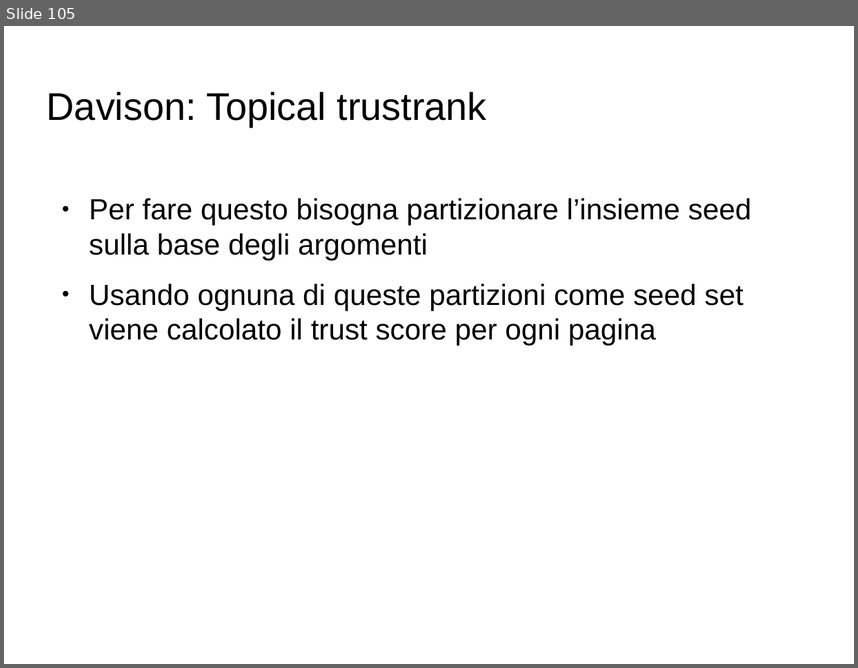
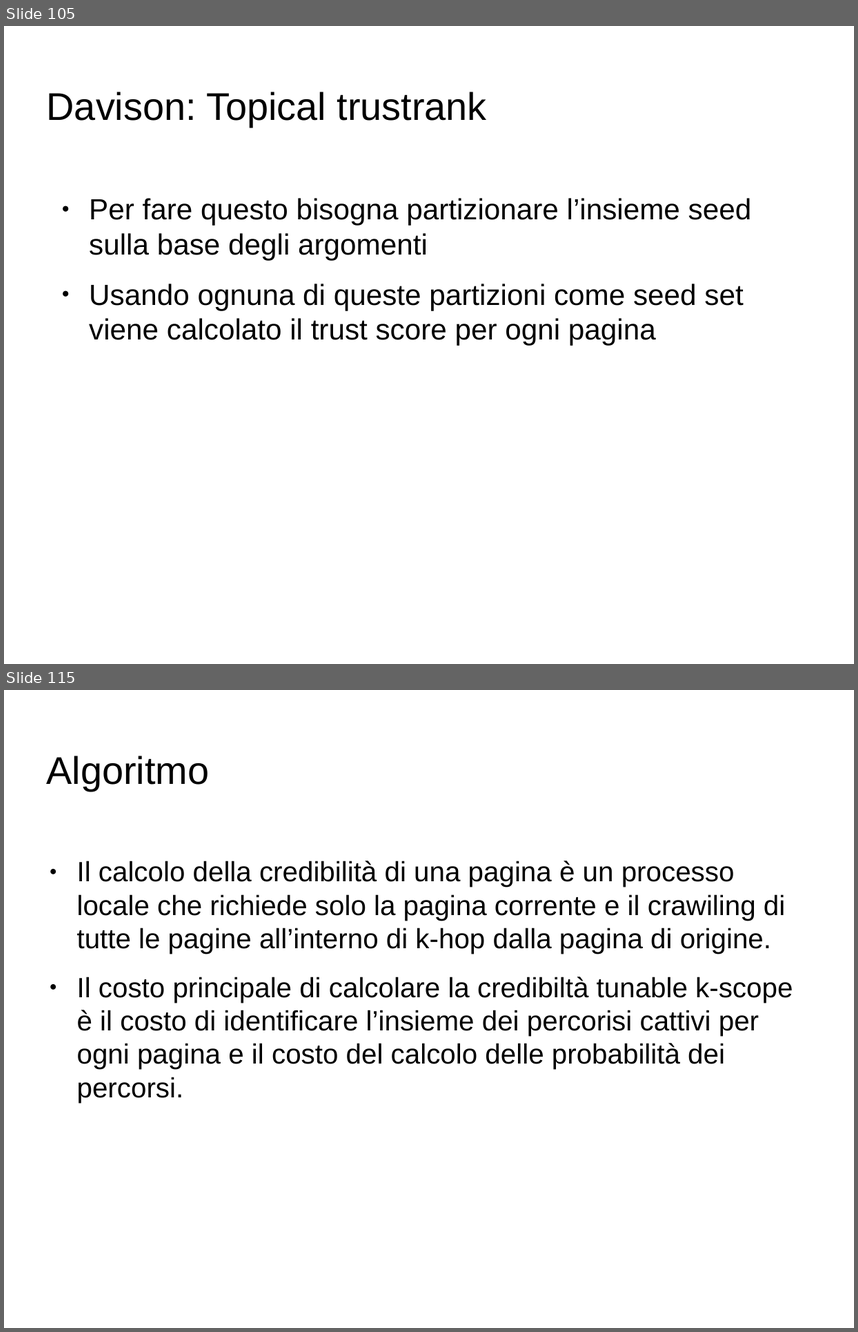
Before and after one commit to Toolanto/presentation, a slide deck: presentazione.odp. Shown one above the other, each under a label of ours: slide 105 before the commit, slides 105 and 115 after it; the slides between them are not shown. The pictures are 858x668 and 858x1332 pixels, drawn with LibreOffice and Linux fonts; fonts in the diff are those of the drawing; background and template pictures are left out. Boxes give left, top, right and bottom in pixels: in the first picture for what was removed or moved away, otherwise in the second. Text is boxed around its words. In the diff, an @@ line names an element or a change of style, - is before the commit and + after.

```diff
--- a/presentazione.odp
+++ b/presentazione.odp
@@ slide 115 added at (4, 690, 854, 1328), background picture (left out) @@
@@ title added at (47, 756, 210, 791), 36 pt, text #000000 @@
+Algoritmo
@@ text added at (77, 860, 793, 1103), 26 pt, text #000000 @@
+● Il calcolo della credibilità di una pagina è un processo locale che richiede solo la pagina corrente e il crawiling di tutte le pagine all’interno di k-hop dalla pagina di origine.
+● Il costo principale di calcolare la credibiltà tunable k-scope è il costo di identificare l’insieme dei percorisi cattivi per ogni pagina e il costo del calcolo delle probabilità dei percorsi.
```
Also in this commit, not shown: 1 slide changed, 10 other slides added, 2 slides removed.
